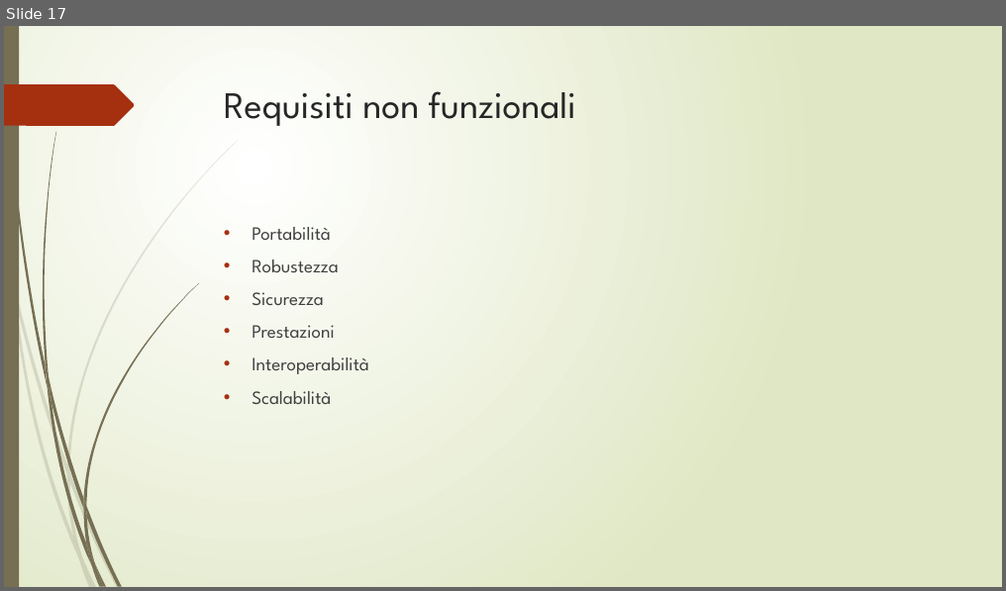
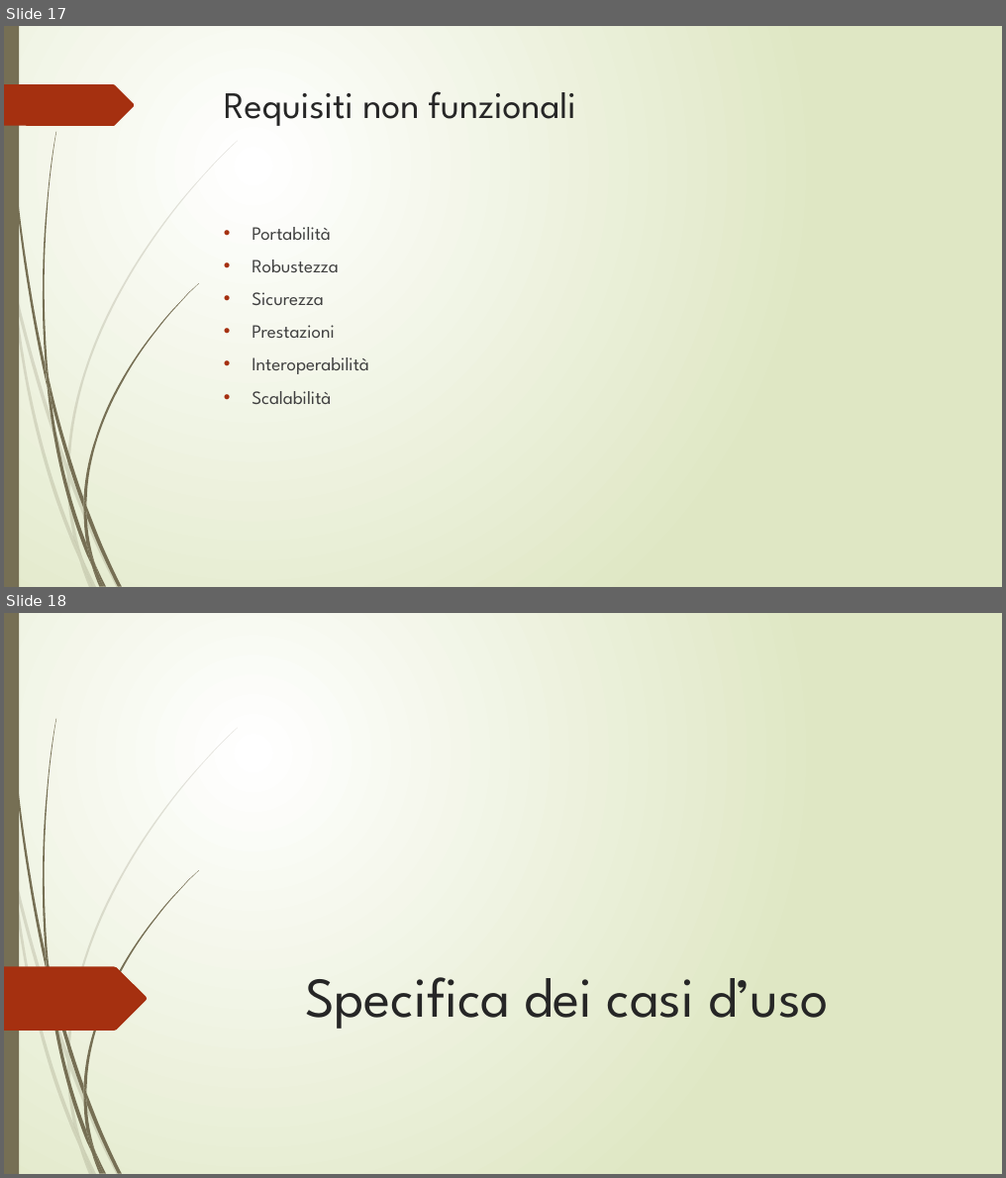
Before and after one commit to lpleo/Ingegneria_Software_2014, a slide deck: Slide/Slide Alby.pptx. Shown one above the other, each under a label of ours: slide 17 before the commit, slides 17 and 18 after it. The pictures are 1006x591 and 1006x1178 pixels, drawn with LibreOffice and Linux fonts; fonts in the diff are those of the drawing. Boxes give left, top, right and bottom in pixels: in the first picture for what was removed or moved away, otherwise in the second. Text is boxed around its words. In the diff, an @@ line names an element or a change of style, - is before the commit and + after.

```diff
--- a/Slide/Slide Alby.pptx
+++ b/Slide/Slide Alby.pptx
@@ slide 18 added at bbox=[4, 613, 1002, 1174], background gradient #FFFFFF to #DFE8C4; not listed: 23 template elements that a slide beside it also shows @@
@@ freeform shape added at bbox=[4, 967, 147, 1031], fill #A53010 @@
@@ title added at bbox=[305, 977, 829, 1029], 54 pt, text #262626 @@
+Specifica dei casi d’uso
```
Also in this commit, not shown: 2 slides changed, 7 other slides added, 8 slides removed, 2 other files.
